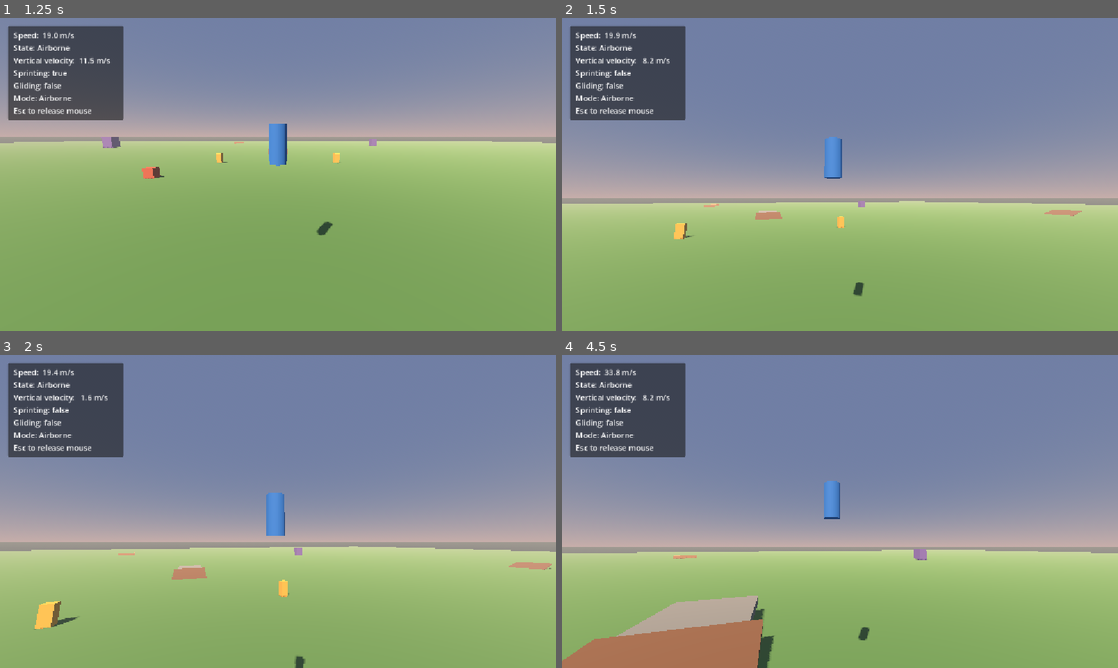
Above: before the commit, frames 1-4 (two rows, left to right).
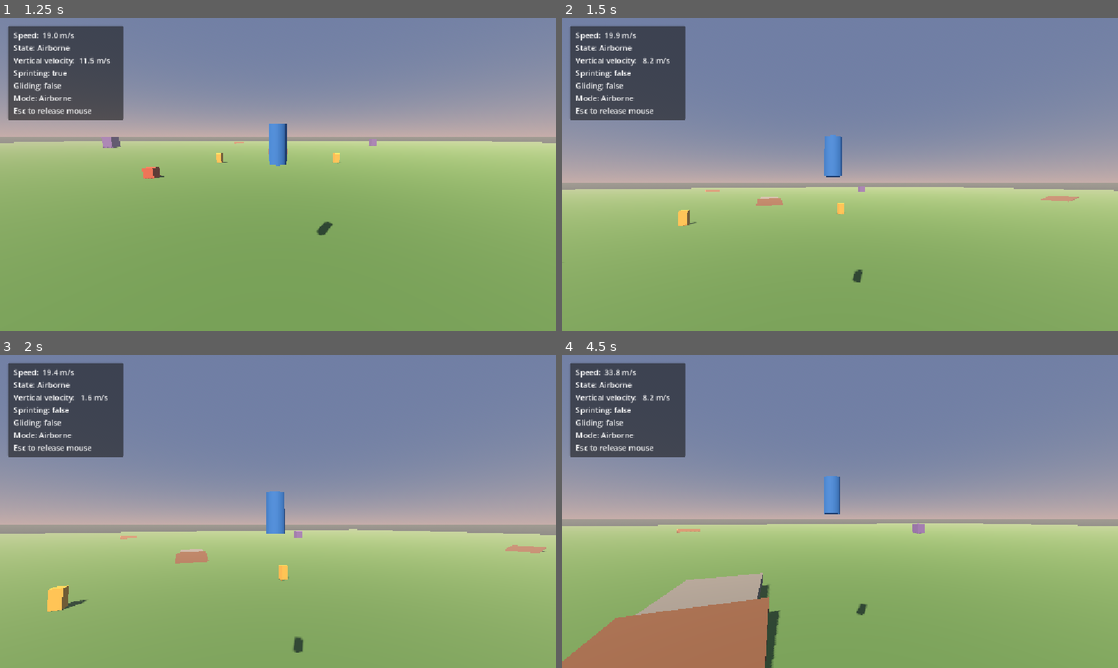
Above: after the commit, the same moments.

Repository: nimanimanima-rgb/DreamRunner
Game: Godot game, scene res://scenes/main.tscn
Two runs of this game, one before a commit and one after it. Both use one fixed random seed, a clock stepped at 60 frames per second and the inputs below.
Inputs (mouse positions are in pixels of both pictures, inside the frame that each line leads up to):
- Up to frame 1 (1.25 s): tap Enter at 0.5 s; move the mouse to (250, 237) at 0.52 s; hold W (move_forward) from 0.53 s (still down); hold Shift (sprint) from 0.53 s (still down); click (250, 237) at 0.67 s; tap Space (jump) at 0.77 s
- Up to frame 2 (1.5 s): keep holding W (move_forward); move the mouse to (878, 177) at 1.27 s; release Shift (sprint) at 1.28 s; tap Shift (sprint) at 1.35 s; click (878, 177) at 1.42 s
- Up to frame 3 (2 s): keep holding W (move_forward); tap Space (jump) at 1.52 s
- Up to frame 4 (4.5 s): move the mouse to (795, 508) at 2.02 s; hold Shift (sprint) 2.03-2.78 s; click (795, 508) at 2.17 s; move the mouse to (845, 511) at 2.77 s; release W (move_forward) at 2.78 s; hold A (move_left) 2.78-3.53 s; tap Shift (sprint) at 2.85, 4.35 s; click (845, 511) at 2.92 s; tap Space (jump) at 3.02, 3.77 s; move the mouse to (817, 505) at 3.52 s; hold Shift (sprint) 3.53-4.28 s; hold W (move_forward) from 3.53 s (still down); click (817, 505) at 3.67 s; move the mouse to (867, 511) at 4.27 s; click (867, 511) at 4.42 s

Frame 1 is identical in both runs. In frame 2, 9.4% of the frame differs, in the area x 0-100%, y 37-89%; in frame 3, 12%; in frame 4, 24%, in the area x 0-100%, y 38-100%.

Commit message:
Clamp vertical camera pitch

Diff:
--- a/scripts/player_controller.gd
+++ b/scripts/player_controller.gd
@@ -19,8 +19,8 @@
 @export_group("Camera")
 @export var mouse_sensitivity: float = 0.003
 @export var rotation_smoothing: float = 12.0
-@export var min_pitch: float = -55.0
-@export var max_pitch: float = 25.0
+@export_range(-80.0, 0.0, 1.0) var min_pitch_degrees: float = -35.0
+@export_range(0.0, 30.0, 1.0) var max_pitch_degrees: float = 4.0
 @export var normal_fov: float = 78.0
 @export var sprint_fov: float = 84.0
 @export var fov_smoothing: float = 5.0
@@ -77,7 +77,11 @@
 	if event is InputEventMouseMotion and Input.get_mouse_mode() == Input.MOUSE_MODE_CAPTURED:
 		target_yaw -= event.relative.x * mouse_sensitivity
 		target_pitch -= event.relative.y * mouse_sensitivity
-		target_pitch = clamp(target_pitch, deg_to_rad(min_pitch), deg_to_rad(max_pitch))
+		target_pitch = clamp(
+			target_pitch,
+			deg_to_rad(min_pitch_degrees),
+			deg_to_rad(max_pitch_degrees)
+		)
 
 
 func _process(delta: float) -> void:
